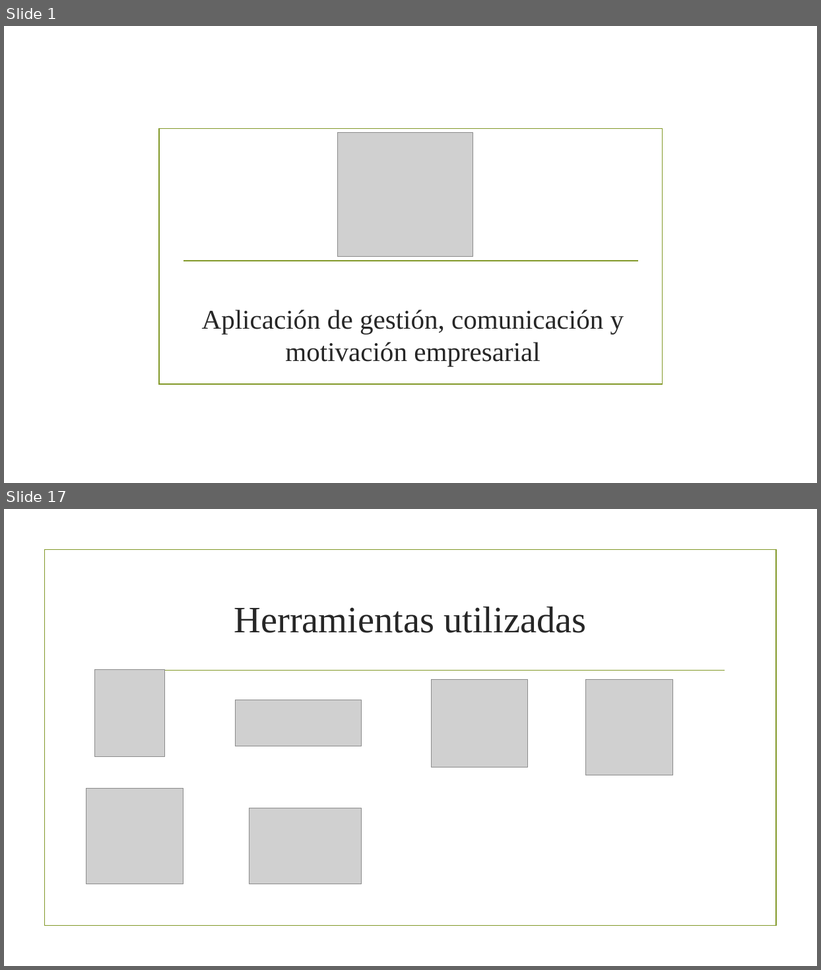
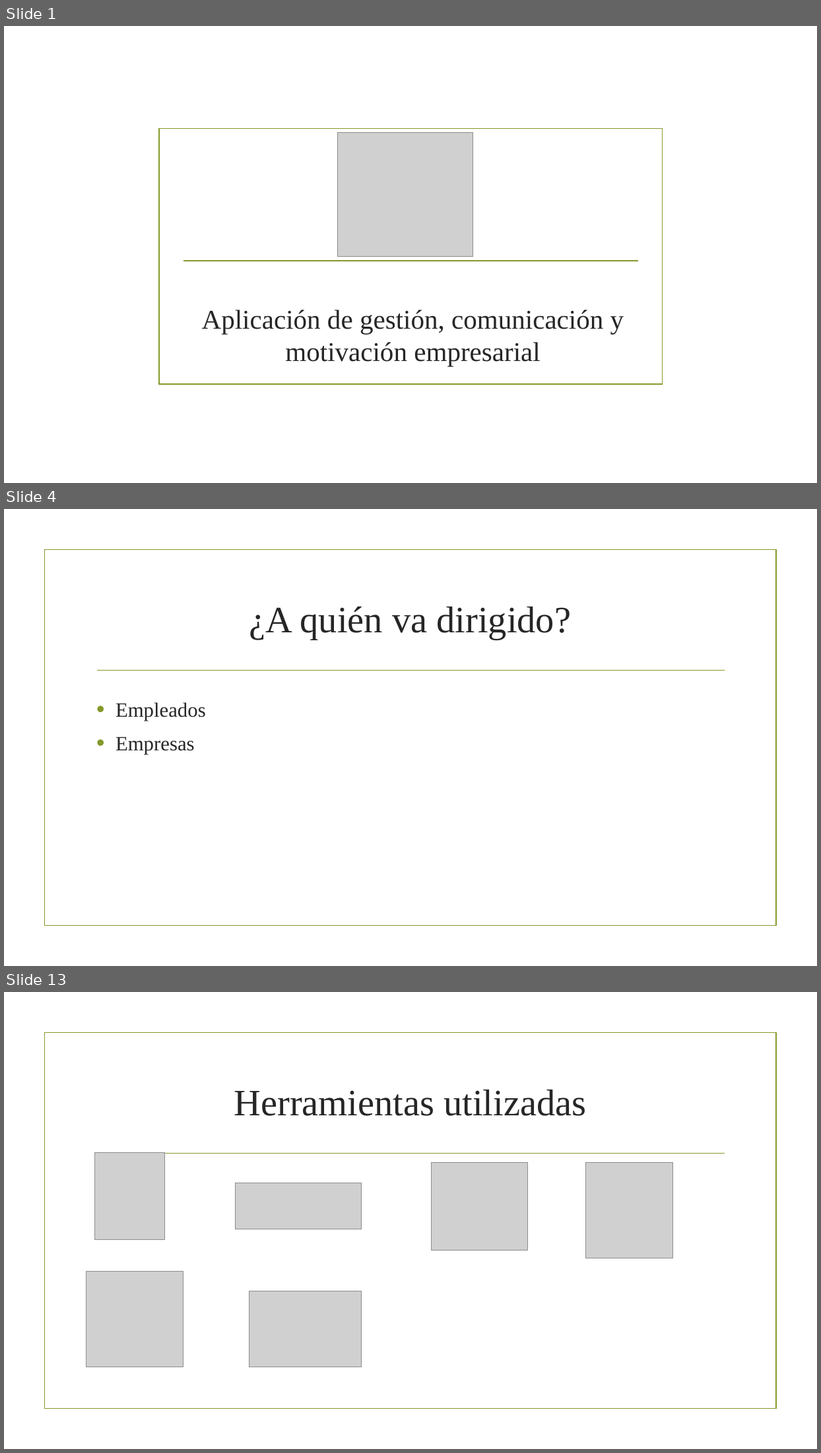
Before and after one commit to HectorSanchezLuque/PIdam2122verde, a slide deck: worktab.pptx. Shown one above the other, each under a label of ours: slides 1 and 17 before the commit, slides 1, 4 and 13 after it; the slides between them are not shown. The pictures are 821x970 and 821x1453 pixels, drawn with LibreOffice and Linux fonts; fonts in the diff are those of the drawing; grey boxes stand for pictures; background and template pictures are left out. Boxes give left, top, right and bottom in pixels: in the first picture for what was removed or moved away, otherwise in the second. Text is boxed around its words. In the diff, an @@ line names an element or a change of style, - is before the commit and + after.

```diff
--- a/worktab.pptx
+++ b/worktab.pptx
@@ slide 4 added at <box>4,509,817,966</box>, background picture (left out); not listed: 2 template elements that a slide beside it also shows @@
@@ title added at <box>250,606,572,640</box>, 44 pt, text #262626 @@
+¿A quién va dirigido?
@@ text added at <box>116,702,206,755</box>, 24 pt, text #262626 @@
+• Empleados
+• Empresas
@@ what was slide 17 is now slide 13 @@
```
Also in this commit, not shown: 6 slides changed, 5 other slides added, 12 slides removed.
